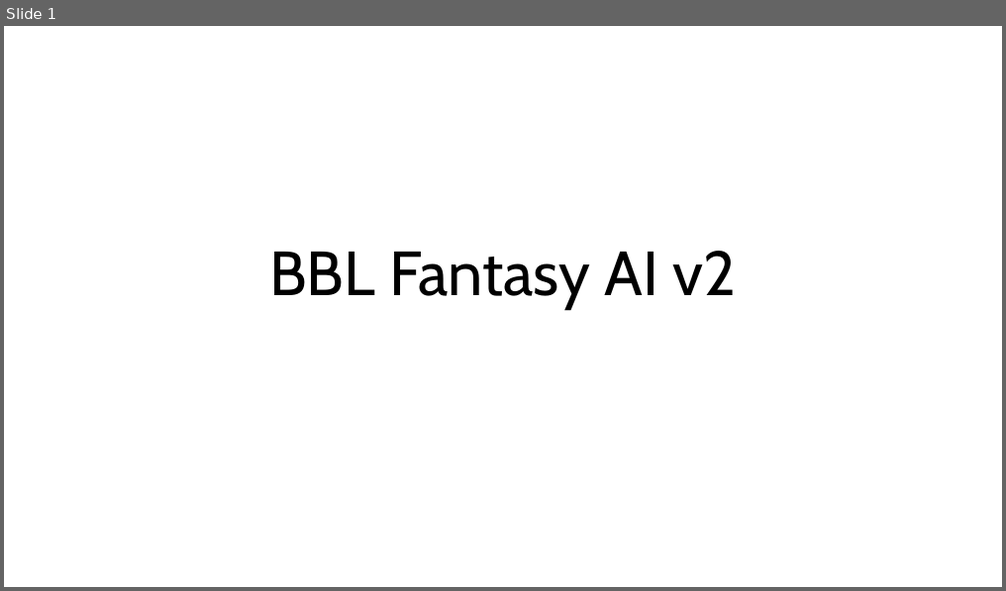
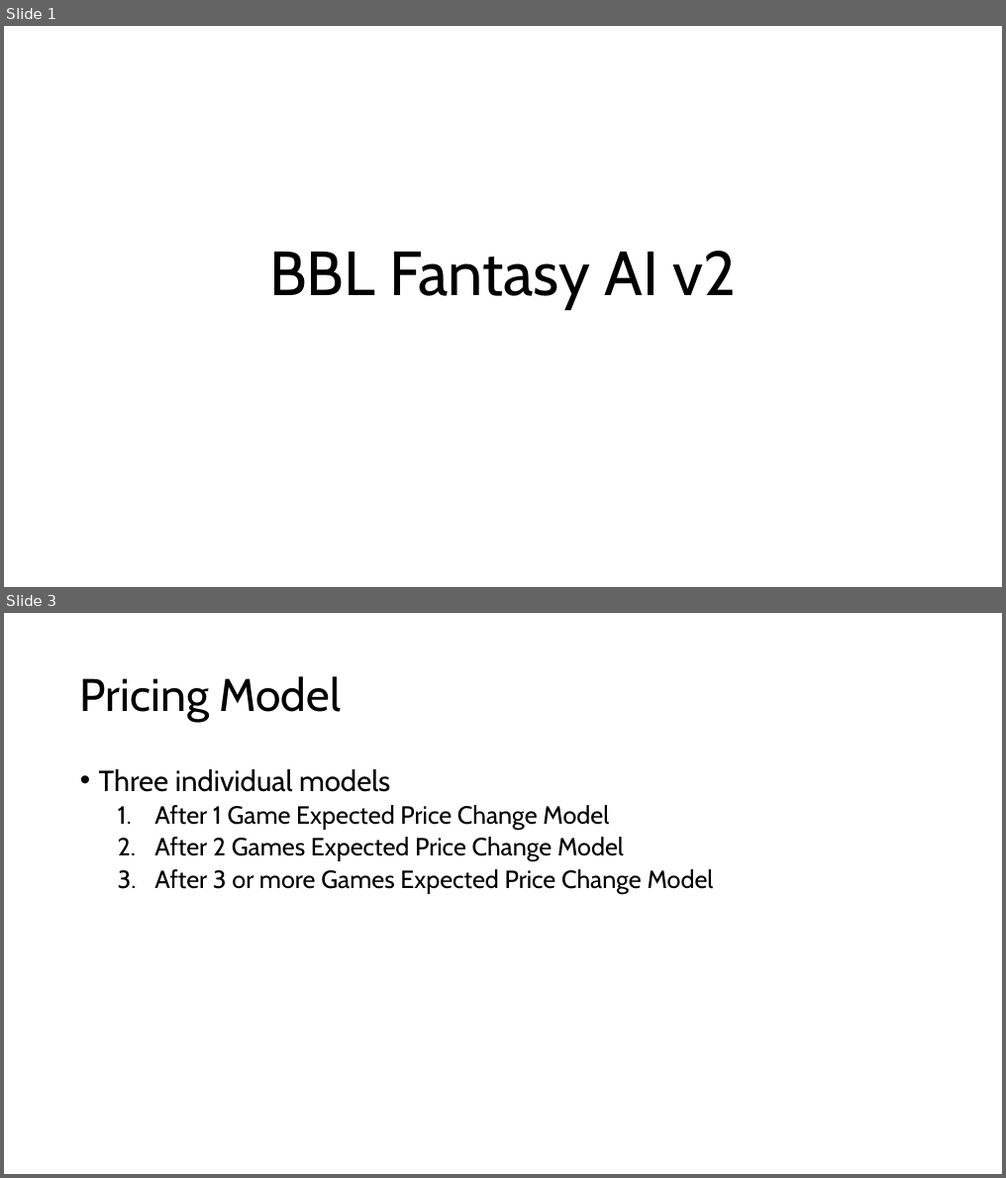
Before and after one commit to Dilan-De-Silva/Big-Bash-Fantasy-AI-v2, a slide deck: strategy/BBL Fantasy AI v2 Strategy & Planning.pptx. Shown one above the other, each under a label of ours: slide 1 before the commit, slides 1 and 3 after it; the slides between them are not shown. The pictures are 1006x591 and 1006x1178 pixels, drawn with LibreOffice and Linux fonts; fonts in the diff are those of the drawing. Boxes give left, top, right and bottom in pixels: in the first picture for what was removed or moved away, otherwise in the second. Text is boxed around its words. In the diff, an @@ line names an element or a change of style, - is before the commit and + after.

Commit message:
setting up v2 main model builds

```diff
--- a/strategy/BBL Fantasy AI v2 Strategy & Planning.pptx
+++ b/strategy/BBL Fantasy AI v2 Strategy & Planning.pptx
@@ slide 3 added at (x1=4, y1=613, x2=1002, y2=1174), background #FFFFFF @@
@@ title added at (x1=80, y1=676, x2=342, y2=722), 44 pt, text #000000 @@
+Pricing Model
@@ text added at (x1=99, y1=769, x2=714, y2=894), 24 pt, text #000000 @@
+• Three individual models
+  1. After 1 Game Expected Price Change Model
+  2. After 2 Games Expected Price Change Model
+  3. After 3 or more Games Expected Price Change Model
```
Also in this commit, not shown: 1 slide changed, 3 other slides added, 9 other files.
